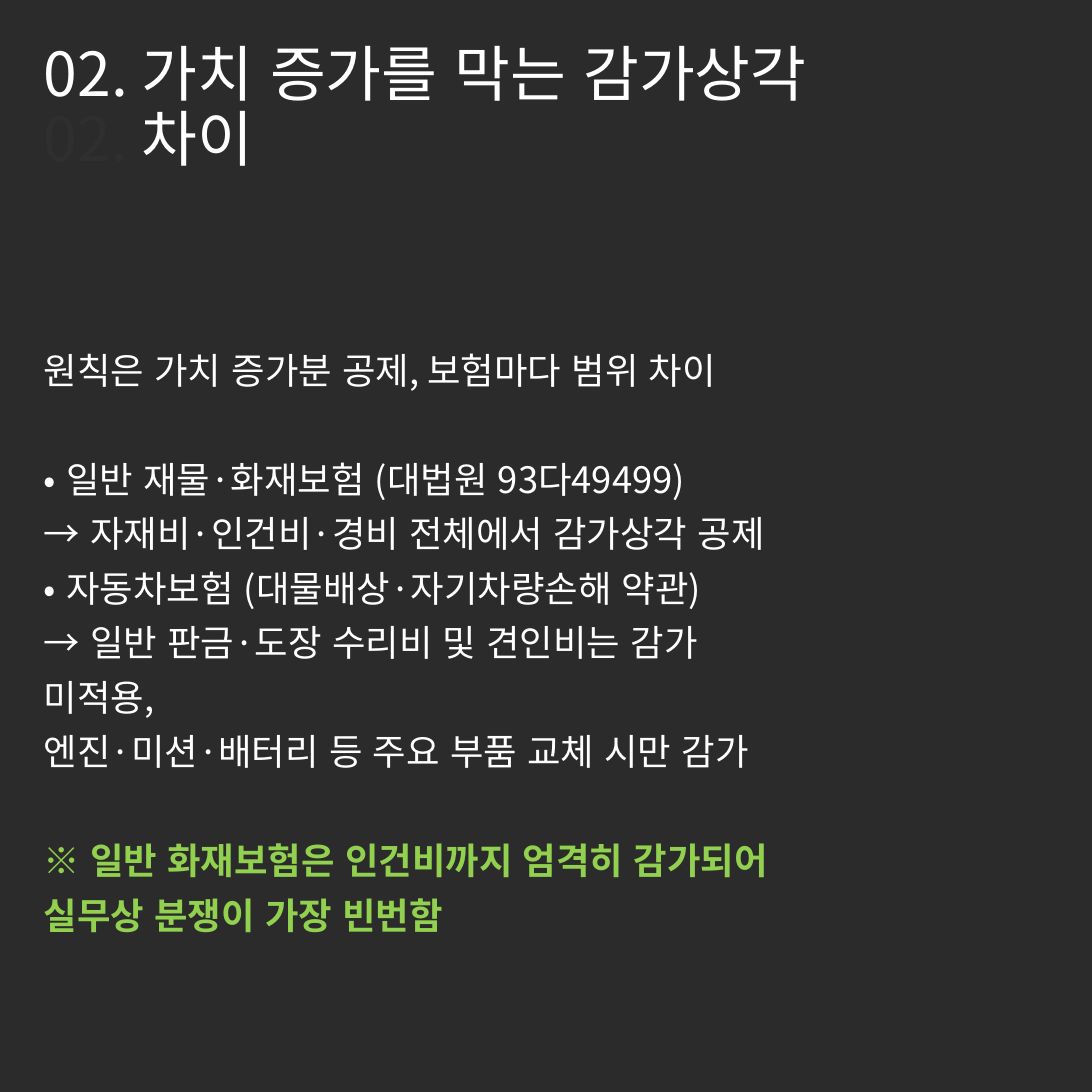
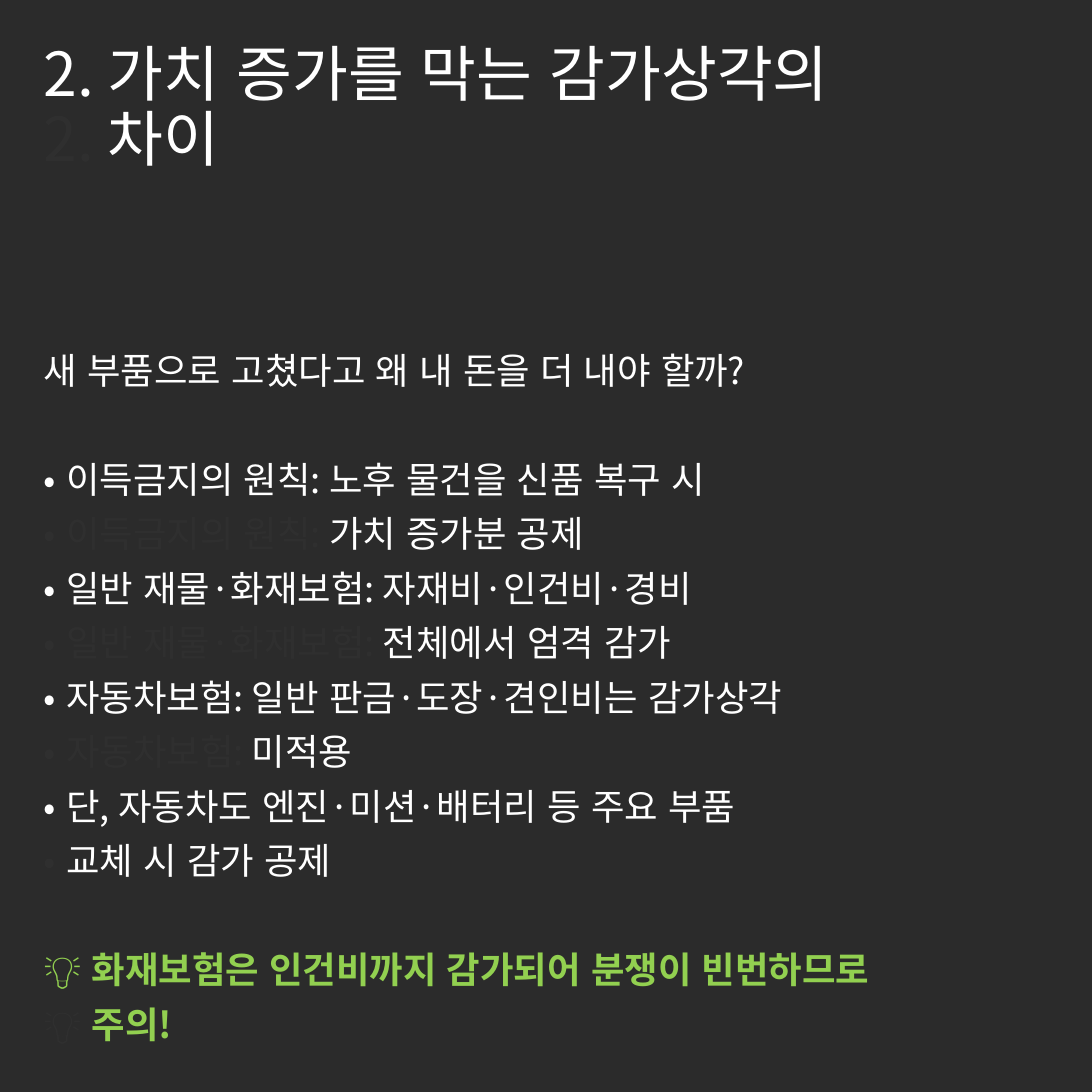
Before and after one commit to tladjuster00000029/brunch-SNS--auto, a slide deck: slide 3 of posts/images/generated_cards.pptx. Drawn at 1092x1092 pixels with LibreOffice and Linux fonts; fonts in the diff are those of the drawing; background and template pictures are left out; a plain dark background stands for a picture behind light text. Boxes give left, top, right and bottom in pixels: in the first picture for what was removed or moved away, otherwise in the second. Text is boxed around its words. In the diff, an @@ line names an element or a change of style, - is before the commit and + after.

```diff
--- a/posts/images/generated_cards.pptx
+++ b/posts/images/generated_cards.pptx
@@ title at (44,46,829,180): text changed @@
-02. 가치 증가를 막는 감가상각
-02. 차이
+2. 가치 증가를 막는 감가상각의
+2. 차이
@@ subtitle at (44,353,870,987): text changed @@
-원칙은 가치 증가분 공제, 보험마다 범위 차이
-• 일반 재물·화재보험 (대법원 93다49499)
-→ 자재비·인건비·경비 전체에서 감가상각 공제
-• 자동차보험 (대물배상·자기차량손해 약관)
-→ 일반 판금·도장 수리비 및 견인비는 감가
-미적용,
-엔진·미션·배터리 등 주요 부품 교체 시만 감가
-※ 일반 화재보험은 인건비까지 엄격히 감가되어
-실무상 분쟁이 가장 빈번함
+새 부품으로 고쳤다고 왜 내 돈을 더 내야 할까?
+• 이득금지의 원칙: 노후 물건을 신품 복구 시
+• 이득금지의 원칙: 가치 증가분 공제
+• 일반 재물·화재보험: 자재비·인건비·경비
+• 일반 재물·화재보험: 전체에서 엄격 감가
+• 자동차보험: 일반 판금·도장·견인비는 감가상각
+• 자동차보험: 미적용
+• 단, 자동차도 엔진·미션·배터리 등 주요 부품
+• 교체 시 감가 공제
+💡 화재보험은 인건비까지 감가되어 분쟁이 빈번하므로
+💡 주의!
```
Also in this commit, not shown: 4 other slides changed, 7 other files.
